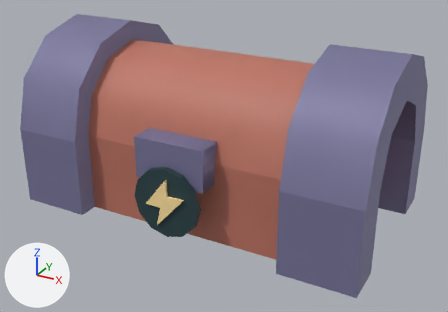
What one commit did to the glTF model assets/crates/models/arcade.glb.
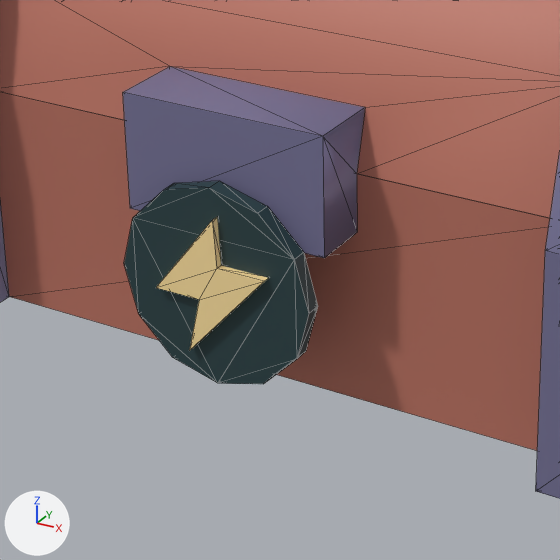
Each version appears first whole from a 50 mm camera at (1.828, -3.303, 1.973) aimed at (0.065, -0.097, 0.37), and next in a close-up on the part from 20% to 63% of the width and 34% to 95% of the height. Every picture has the same lights, and +X, +Y and +Z are marked at lower left. The first two pictures are the older version. The close-ups show mesh edges as thin lines. Where no turn or scale is listed for an object, it has been applied to the vertices. Vertices at exactly the same position are counted once.

The older version as bpy lines, for what is in view:
```python
me_cylinder = bpy.data.meshes.new('Cylinder')
me_cylinder.from_pydata(...)  # a 12-sided cylinder along y spanning x -0.219..0.219, y -0.018..0.018, z -0.219..0.219
me_cylinder.materials.append(mat_interior)  # dark cyan #253f43
me_emblem = bpy.data.meshes.new('emblem')
me_emblem.from_pydata(...)  # 12 vertices, 20 faces; spans x -0.13..0.13, y -0.699..-0.679, z 0.13..0.44
me_emblem.materials.append(mat_emblem)  # beige #ffe2a0
me_lid = bpy.data.meshes.new('lid')
me_lid.from_pydata(...)  # 82 vertices, 140 faces; spans x -1.15..1.15, y -1.15..0.13, z -0.13..0.64
# faces by material slot: [110, 30]
me_lid.materials.append(mat_edge_bands)  # greyish blue #7b789d
me_lid.materials.append(mat_paint)  # pink #bd7463
ob_category_badge = bpy.data.objects.new('category badge', me_cylinder)
ob_category_badge.location = (0.0, -0.665, 0.28)
ob_emblem = bpy.data.objects.new('emblem', me_emblem)
ob_emblem.location = (0.0, 0.0, 0.0)
ob_lid = bpy.data.objects.new('lid', me_lid)
ob_lid.location = (0.0, 0.51, 0.51)
# also in view: 'chest' at (0.0, 0.0, 0.255)
```
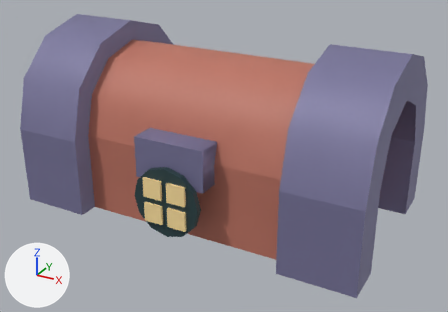
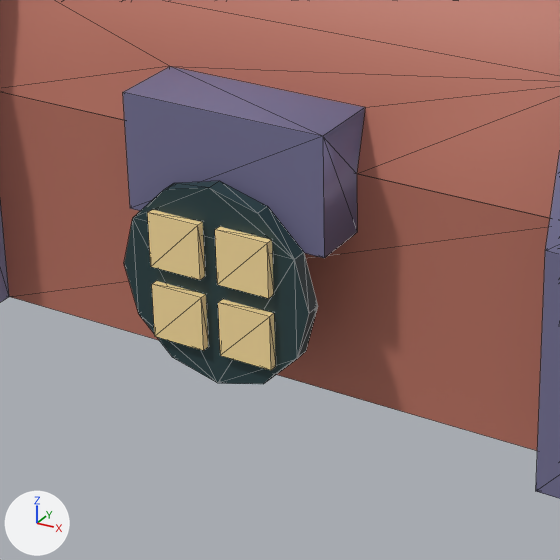
What changed in the scene script:
```text
Change me_emblem:
    used by ob_emblem; location = (0.0, 0.0, 0.0)
    remove me_emblem.from_pydata(...)  # 12 vertices, 20 faces; spans x -0.13..0.13, y -0.699..-0.679, z 0.13..0.44
    add me_emblem.from_pydata(...)  # 8 vertices, 12 faces; spans x -0.14..-0.02, y -0.699..-0.679, z 0.14..0.26
    me_emblem part 1: the whole mesh is rebuilt
Add me_emblem_003:
    me_emblem_003.from_pydata(...)  # a box spanning x 0.02..0.14, y -0.699..-0.679, z 0.3..0.42
    me_emblem_003.materials.append(mat_emblem)  # beige #ffe2a0
Add me_emblem_002:
    me_emblem_002.from_pydata(...)  # a box spanning x -0.14..-0.02, y -0.699..-0.679, z 0.3..0.42
    me_emblem_002.materials.append(mat_emblem)  # beige #ffe2a0
Add me_emblem_001:
    me_emblem_001.from_pydata(...)  # a box spanning x 0.02..0.14, y -0.699..-0.679, z 0.14..0.26
    me_emblem_001.materials.append(mat_emblem)  # beige #ffe2a0
Add ob_emblem_003:
    ob_emblem_003 = bpy.data.objects.new('emblem.003', me_emblem_003)
    ob_emblem_003.location = (0.0, 0.0, 0.0)
Add ob_emblem_002:
    ob_emblem_002 = bpy.data.objects.new('emblem.002', me_emblem_002)
    ob_emblem_002.location = (0.0, 0.0, 0.0)
Add ob_emblem_001:
    ob_emblem_001 = bpy.data.objects.new('emblem.001', me_emblem_001)
    ob_emblem_001.location = (0.0, 0.0, 0.0)
```

Pixel boxes (x1, y1, x2, y2) of what changed, in the close-ups (560 x 560 px):
'emblem', reshaped (50% narrower, 47% shorter): before (156, 217, 268, 351); after (152, 281, 208, 351)
'emblem.003', added (beige): after (215, 227, 273, 299)
'emblem.001', added (beige): after (218, 299, 276, 370)
'emblem.002', added (beige): after (147, 209, 205, 280)
